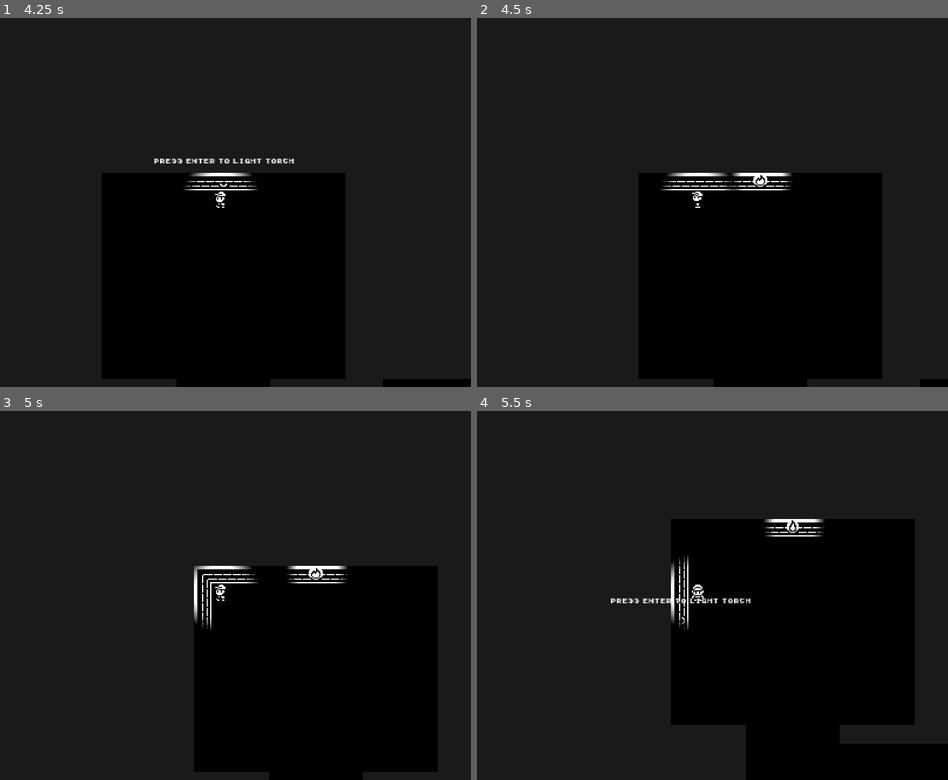
Above: before the commit, frames 1-4 (two rows, left to right).
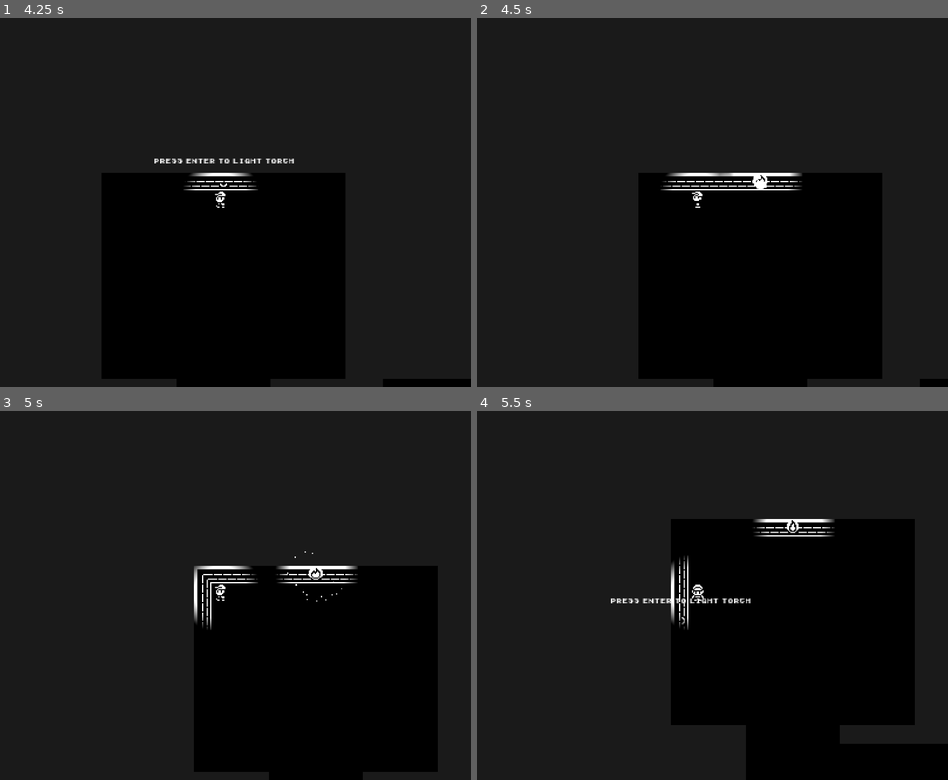
Above: after the commit, the same moments.

Repository: SimoneTomasella2002/DarkMaze
Game: Godot game, scene res://scenes/levels/debug_room0.tscn
The game is run twice, just before and just after one commit, with the same random seed, the same clock (stepped at 60 frames per second) and the same inputs. This scene is started directly instead of the project's main scene.
Inputs:
- Up to frame 1 (4.25 s): tap Enter at 0.5, 1.25, 2, 3.5 s; hold Right (right) 0.53-1.28 s; tap F (interact) every 0.75 s from 0.6 to 3.6 s; hold Down (down) 1.28-2.03 s; hold Right (right) 2.03-2.78 s; tap Space at 2.75 s; hold Up (up) 2.78-3.53 s; hold Left (left) from 3.53 s (still down)
- Up to frame 2 (4.5 s): keep holding Left (left); tap Enter at 4.25 s; tap F (interact) at 4.35 s
- Up to frame 3 (5 s): keep holding Left (left)
- Up to frame 4 (5.5 s): release Left (left) at 5.03 s; hold Down (down) from 5.03 s (still down); tap F (interact) at 5.1 s

Frame 1 is identical in both runs. In frame 2, 0.2% of the frame differs, in the area x 51-70%, y 41-47%; in frame 3, 0.2%; in frame 4, 0.2%.

Commit message:
Addded particles when player turns on the wall light

Diff:
--- a/entities/world/torches/down_facing_torch.tscn
+++ b/entities/world/torches/down_facing_torch.tscn
@@ -58,25 +58,32 @@
 [sub_resource type="CircleShape2D" id="CircleShape2D_lljd1"]
 radius = 24.0
 
-[sub_resource type="Gradient" id="Gradient_riq1g"]
+[sub_resource type="Gradient" id="Gradient_1kjkf"]
 colors = PackedColorArray(1, 1, 1, 1, 0, 0, 0, 1)
 
-[sub_resource type="GradientTexture2D" id="GradientTexture2D_r1w7o"]
-gradient = SubResource("Gradient_riq1g")
+[sub_resource type="GradientTexture2D" id="GradientTexture2D_s5u5i"]
+gradient = SubResource("Gradient_1kjkf")
+width = 72
+height = 72
 fill = 1
 fill_from = Vector2(0.518692, 0.471963)
-fill_to = Vector2(0.196262, 0.191589)
+fill_to = Vector2(0.140187, 0.130841)
+
+[sub_resource type="Curve" id="Curve_x3dv7"]
+_data = [Vector2(0, 1), 0.0, 0.0, 0, 0, Vector2(1, 0), 0.0, 0.0, 0, 0]
+point_count = 2
 
 [sub_resource type="CanvasItemMaterial" id="CanvasItemMaterial_ncl4f"]
 light_mode = 1
 
-[node name="DownFacingTorch" type="StaticBody2D" node_paths=PackedStringArray("anim", "area", "prompt_text", "light")]
+[node name="DownFacingTorch" type="StaticBody2D" node_paths=PackedStringArray("anim", "area", "prompt_text", "light", "particles")]
 texture_filter = 1
 script = ExtResource("1_na3bv")
 anim = NodePath("AnimatedSprite2D")
 area = NodePath("Area2D")
 prompt_text = NodePath("Label")
 light = NodePath("PointLight2D")
+particles = NodePath("CPUParticles2D")
 
 [node name="AnimatedSprite2D" type="AnimatedSprite2D" parent="."]
 sprite_frames = SubResource("SpriteFrames_00yil")
@@ -92,7 +99,22 @@
 
 [node name="PointLight2D" type="PointLight2D" parent="."]
 energy = 3.0
-texture = SubResource("GradientTexture2D_r1w7o")
+texture = SubResource("GradientTexture2D_s5u5i")
+
+[node name="CPUParticles2D" type="CPUParticles2D" parent="."]
+z_index = 5
+emitting = false
+amount = 15
+one_shot = true
+explosiveness = 1.0
+randomness = 1.0
+spread = 180.0
+gravity = Vector2(0, 0)
+initial_velocity_min = 25.0
+initial_velocity_max = 40.0
+scale_amount_min = 2.0
+scale_amount_max = 4.0
+scale_amount_curve = SubResource("Curve_x3dv7")
 
 [node name="Label" type="Label" parent="."]
 z_index = 50
--- a/entities/world/torches/left_facing_torch.tscn
+++ b/entities/world/torches/left_facing_torch.tscn
@@ -58,25 +58,32 @@
 [sub_resource type="CircleShape2D" id="CircleShape2D_bvnaj"]
 radius = 24.0
 
-[sub_resource type="Gradient" id="Gradient_riq1g"]
+[sub_resource type="Gradient" id="Gradient_cuvkh"]
 colors = PackedColorArray(1, 1, 1, 1, 0, 0, 0, 1)
 
-[sub_resource type="GradientTexture2D" id="GradientTexture2D_lrjdh"]
-gradient = SubResource("Gradient_riq1g")
+[sub_resource type="GradientTexture2D" id="GradientTexture2D_m4pr5"]
+gradient = SubResource("Gradient_cuvkh")
+width = 72
+height = 72
 fill = 1
 fill_from = Vector2(0.518692, 0.471963)
-fill_to = Vector2(0.196262, 0.191589)
+fill_to = Vector2(0.140187, 0.130841)
+
+[sub_resource type="Curve" id="Curve_vicyl"]
+_data = [Vector2(0, 1), 0.0, 0.0, 0, 0, Vector2(1, 0), 0.0, 0.0, 0, 0]
+point_count = 2
 
 [sub_resource type="CanvasItemMaterial" id="CanvasItemMaterial_pymb1"]
 light_mode = 1
 
-[node name="LeftFacingTorch" type="StaticBody2D" node_paths=PackedStringArray("anim", "area", "prompt_text", "light")]
+[node name="LeftFacingTorch" type="StaticBody2D" node_paths=PackedStringArray("anim", "area", "prompt_text", "light", "particles")]
 texture_filter = 1
 script = ExtResource("1_nstad")
 anim = NodePath("AnimatedSprite2D")
 area = NodePath("Area2D")
 prompt_text = NodePath("Label")
 light = NodePath("PointLight2D")
+particles = NodePath("CPUParticles2D")
 
 [node name="AnimatedSprite2D" type="AnimatedSprite2D" parent="."]
 sprite_frames = SubResource("SpriteFrames_t4e8d")
@@ -92,7 +99,22 @@
 
 [node name="PointLight2D" type="PointLight2D" parent="."]
 energy = 3.0
-texture = SubResource("GradientTexture2D_lrjdh")
+texture = SubResource("GradientTexture2D_m4pr5")
+
+[node name="CPUParticles2D" type="CPUParticles2D" parent="."]
+z_index = 5
+emitting = false
+amount = 15
+one_shot = true
+explosiveness = 1.0
+randomness = 1.0
+spread = 180.0
+gravity = Vector2(0, 0)
+initial_velocity_min = 25.0
+initial_velocity_max = 40.0
+scale_amount_min = 2.0
+scale_amount_max = 4.0
+scale_amount_curve = SubResource("Curve_vicyl")
 
 [node name="Label" type="Label" parent="."]
 z_index = 50
--- a/entities/world/torches/right_facing_torch.tscn
+++ b/entities/world/torches/right_facing_torch.tscn
@@ -58,25 +58,32 @@
 [sub_resource type="CircleShape2D" id="CircleShape2D_m0tsg"]
 radius = 24.0
 
+[sub_resource type="Curve" id="Curve_q6ceo"]
+_data = [Vector2(0, 1), 0.0, 0.0, 0, 0, Vector2(1, 0), 0.0, 0.0, 0, 0]
+point_count = 2
+
 [sub_resource type="Gradient" id="Gradient_riq1g"]
 colors = PackedColorArray(1, 1, 1, 1, 0, 0, 0, 1)
 
-[sub_resource type="GradientTexture2D" id="GradientTexture2D_844cv"]
+[sub_resource type="GradientTexture2D" id="GradientTexture2D_g8bic"]
 gradient = SubResource("Gradient_riq1g")
+width = 72
+height = 72
 fill = 1
 fill_from = Vector2(0.518692, 0.471963)
-fill_to = Vector2(0.196262, 0.191589)
+fill_to = Vector2(0.140187, 0.130841)
 
 [sub_resource type="CanvasItemMaterial" id="CanvasItemMaterial_4xdd6"]
 light_mode = 1
 
-[node name="RightFacingTorch" type="StaticBody2D" node_paths=PackedStringArray("anim", "area", "prompt_text", "light")]
+[node name="RightFacingTorch" type="StaticBody2D" node_paths=PackedStringArray("anim", "area", "prompt_text", "light", "particles")]
 texture_filter = 1
 script = ExtResource("1_vwnc3")
 anim = NodePath("AnimatedSprite2D")
 area = NodePath("Area2D")
 prompt_text = NodePath("Label")
 light = NodePath("PointLight2D")
+particles = NodePath("CPUParticles2D")
 
 [node name="AnimatedSprite2D" type="AnimatedSprite2D" parent="."]
 sprite_frames = SubResource("SpriteFrames_eyw8q")
@@ -90,9 +97,24 @@
 [node name="CollisionShape2D" type="CollisionShape2D" parent="Area2D"]
 shape = SubResource("CircleShape2D_m0tsg")
 
+[node name="CPUParticles2D" type="CPUParticles2D" parent="."]
+z_index = 5
+emitting = false
+amount = 15
+one_shot = true
+explosiveness = 1.0
+randomness = 1.0
+spread = 180.0
+gravity = Vector2(0, 0)
+initial_velocity_min = 25.0
+initial_velocity_max = 40.0
+scale_amount_min = 2.0
+scale_amount_max = 4.0
+scale_amount_curve = SubResource("Curve_q6ceo")
+
 [node name="PointLight2D" type="PointLight2D" parent="."]
 energy = 3.0
-texture = SubResource("GradientTexture2D_844cv")
+texture = SubResource("GradientTexture2D_g8bic")
 
 [node name="Label" type="Label" parent="."]
 z_index = 50
--- a/entities/world/torches/up_facing_torch.tscn
+++ b/entities/world/torches/up_facing_torch.tscn
@@ -58,30 +58,37 @@
 [sub_resource type="CircleShape2D" id="CircleShape2D_sriqo"]
 radius = 24.0
 
-[sub_resource type="Gradient" id="Gradient_riq1g"]
+[sub_resource type="Gradient" id="Gradient_gjqiu"]
 colors = PackedColorArray(1, 1, 1, 1, 0, 0, 0, 1)
 
 [sub_resource type="GradientTexture2D" id="GradientTexture2D_ig1j3"]
-gradient = SubResource("Gradient_riq1g")
+gradient = SubResource("Gradient_gjqiu")
+width = 72
+height = 72
 fill = 1
 fill_from = Vector2(0.518692, 0.471963)
-fill_to = Vector2(0.196262, 0.191589)
+fill_to = Vector2(0.140187, 0.130841)
+
+[sub_resource type="Curve" id="Curve_35yq7"]
+_data = [Vector2(0, 1), 0.0, 0.0, 0, 0, Vector2(1, 0), 0.0, 0.0, 0, 0]
+point_count = 2
 
 [sub_resource type="CanvasItemMaterial" id="CanvasItemMaterial_t7551"]
 light_mode = 1
 
-[node name="UpFacingTorch" type="StaticBody2D" node_paths=PackedStringArray("anim", "area", "prompt_text", "light")]
+[node name="UpFacingTorch" type="StaticBody2D" node_paths=PackedStringArray("anim", "area", "prompt_text", "light", "particles")]
 texture_filter = 1
 script = ExtResource("1_qjn45")
 anim = NodePath("AnimatedSprite2D")
 area = NodePath("Area2D")
 prompt_text = NodePath("Label")
 light = NodePath("PointLight2D")
+particles = NodePath("CPUParticles2D")
 
 [node name="AnimatedSprite2D" type="AnimatedSprite2D" parent="."]
 texture_filter = 1
 sprite_frames = SubResource("SpriteFrames_ec4kq")
-animation = &"unlit"
+animation = &"lit"
 
 [node name="CollisionShape2D" type="CollisionShape2D" parent="."]
 shape = SubResource("RectangleShape2D_l6100")
@@ -94,6 +101,21 @@
 [node name="PointLight2D" type="PointLight2D" parent="."]
 energy = 3.0
 texture = SubResource("GradientTexture2D_ig1j3")
+
+[node name="CPUParticles2D" type="CPUParticles2D" parent="."]
+z_index = 5
+emitting = false
+amount = 15
+one_shot = true
+explosiveness = 1.0
+randomness = 1.0
+spread = 180.0
+gravity = Vector2(0, 0)
+initial_velocity_min = 25.0
+initial_velocity_max = 40.0
+scale_amount_min = 2.0
+scale_amount_max = 4.0
+scale_amount_curve = SubResource("Curve_35yq7")
 
 [node name="Label" type="Label" parent="."]
 z_index = 50
--- a/entities/world/torches/wall_torch.gd
+++ b/entities/world/torches/wall_torch.gd
@@ -6,6 +6,7 @@
 @export var area : Area2D
 @export var prompt_text : Label
 @export var light : Light2D
+@export var particles : CPUParticles2D
 
 var enlightened : bool = false
 var is_player_in_area : bool = false
@@ -22,6 +23,7 @@
 			enlightened = true
 			light.visible = true
 			prompt_text.visible = false
+			particles.emitting = true
 
 func _on_area_2d_body_entered(body: Node2D) -> void:
 	if body.is_in_group("Player") and !enlightened:
Not shown: 1 places in entities/world/torches/down_facing_torch.tscn that only renumber resources
Not shown: 1 places in entities/world/torches/left_facing_torch.tscn that only renumber resources
Not shown: 1 places in entities/world/torches/right_facing_torch.tscn that only renumber resources
Not shown: 1 places in entities/world/torches/up_facing_torch.tscn that only renumber resources
